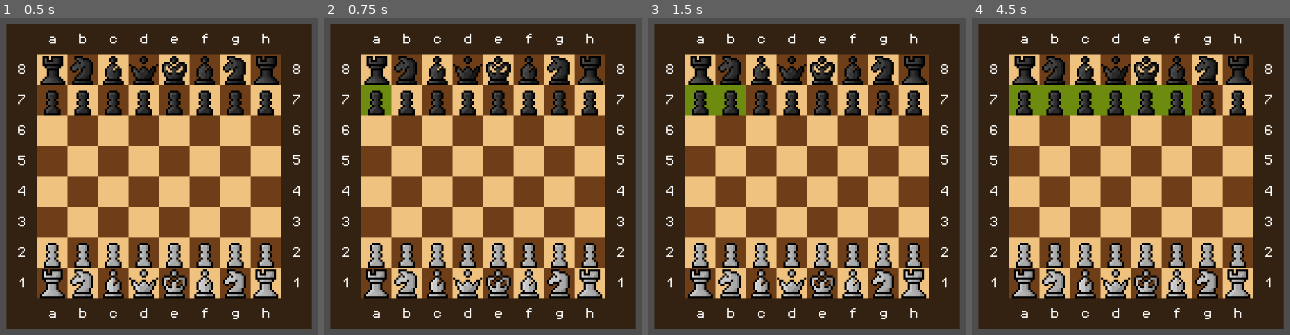
Above: before the commit, frames 1-4 (left to right).
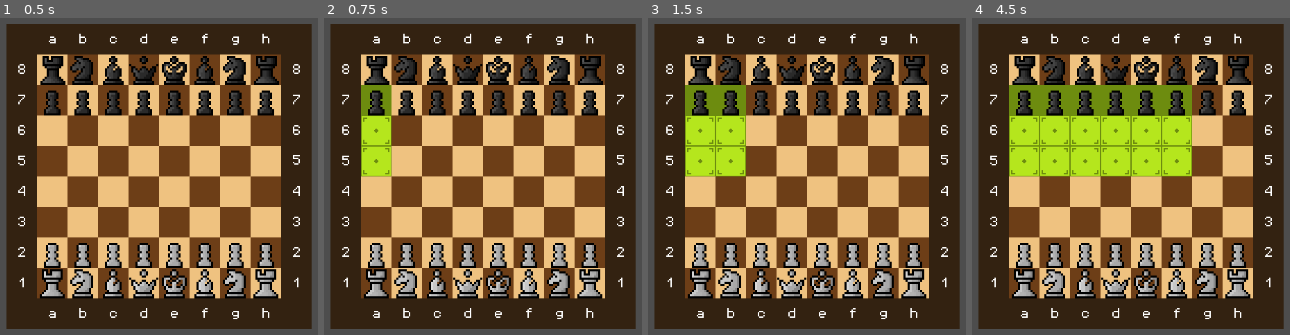
Above: after the commit, the same moments.

Repository: f-atwi/chess
Game: Godot game, scene res://scenes/main.tscn
The game is run twice, just before and just after one commit, with the same random seed, the same clock (stepped at 60 frames per second) and the same inputs.
Inputs (mouse positions are in pixels of both pictures, inside the frame that each line leads up to):
- Up to frame 1 (0.5 s): no input
- Up to frame 2 (0.75 s): tap Enter at 0.5 s; move the mouse to (374, 100) at 0.52 s; click (374, 100) at 0.6 s
- Up to frame 3 (1.5 s): tap Space at 1.25 s; move the mouse to (730, 100) at 1.27 s; click (730, 100) at 1.35 s
- Up to frame 4 (4.5 s): tap Enter at 2, 3.5 s; move the mouse to (1086, 100) at 2.02 s; click (1086, 100) at 2.1 s; tap Space at 2.75, 4.25 s; move the mouse to (1115, 100) at 2.77 s; click (1115, 100) at 2.85 s; move the mouse to (1146, 100) at 3.52 s; click (1146, 100) at 3.6 s; move the mouse to (1175, 100) at 4.27 s; click (1175, 100) at 4.35 s

Frame 1 is identical in both runs. In frame 2, 1.9% of the frame differs, in the area x 11-22%, y 30-51%; in frame 3, 3.8%; in frame 4, 11%, in the area x 11-70%, y 30-51%.
Error before the commit: Parse Error: Identifier "Utils" not declared in the current scope. (res://scripts/pawn_behaviour.gd:7)

Commit message:
create global utils script

Diff:
--- a/project.godot
+++ b/project.godot
@@ -14,6 +14,10 @@
 run/main_scene="res://scenes/main.tscn"
 config/features=PackedStringArray("4.3", "Forward Plus")
 config/icon="res://icon.svg"
+
+[autoload]
+
+Utils="*res://scripts/utils.gd"
 
 [debug]
 
--- a/scripts/behaviour.gd
+++ b/scripts/behaviour.gd
@@ -2,7 +2,7 @@
 extends Node
 
 
-func get_valid_moves(board_position: Vector2i, forward_direction: int, first_move: bool = false) -> Array[Vector2i]:
+func get_valid_moves(coords: Vector2i, forward_direction: int, first_move: bool = false) -> Array[Vector2i]:
 	push_error("Using base behaviour")
 	assert(false)
 	return []
--- a/scripts/king_behaviour.gd
+++ b/scripts/king_behaviour.gd
@@ -1 +1,16 @@
 extends Behaviour
+
+func get_valid_moves(coords: Vector2i, forward_direction: int, first_move: bool = false) -> Array[Vector2i]:
+	var moves: Array[Vector2i] = []
+	var pos: Vector2i
+	for i in range(-1, 2):
+		for j in range(-1, 2):
+			if i == 0 and j == 0:
+				continue
+			pos = Vector2i(coords.x + i, coords.y + j)
+			print("pos ", pos)
+			if Utils.is_within_bounds(pos):
+				print("valid")
+				moves.append(pos)
+
+	return moves
--- a/scripts/manager.gd
+++ b/scripts/manager.gd
@@ -44,23 +44,15 @@
 		unhighlight_tile(tile)
 
 
-func _is_valid_tile(coords: Vector2i) -> bool:
-	return (
-		coords.x >= 0
-		and coords.x <= 7
-		and coords.y <= -1
-		and coords.y >= -8
-	)
-
 func _get_original_tile(coords: Vector2i) -> Vector2i:
 	if coords.x % 2 == -coords.y % 2:
-		return WHITE_TILE_ATLAS
-	return BLACK_TILE_ATLAS
+		return BLACK_TILE_ATLAS
+	return WHITE_TILE_ATLAS
 
 
 func _is_empty(coords: Vector2i) -> bool:
 	# TODO: optimize
-	var pieces: Array[Piece] = (black.get_children()  + white.get_children()) as Array[Piece]
+	var pieces := (black.get_children()  + white.get_children()) as Array[Piece]
 	for piece in pieces:
 		if piece.position_board == coords:
 			return false
--- /dev/null
+++ b/scripts/utils.gd
@@ -0,0 +1,9 @@
+extends Node
+
+func is_within_bounds(coords: Vector2i) -> bool:
+	return (
+		coords.x >= 0
+		and coords.x <= 7
+		and coords.y <= 0
+		and coords.y >= -7
+	)
